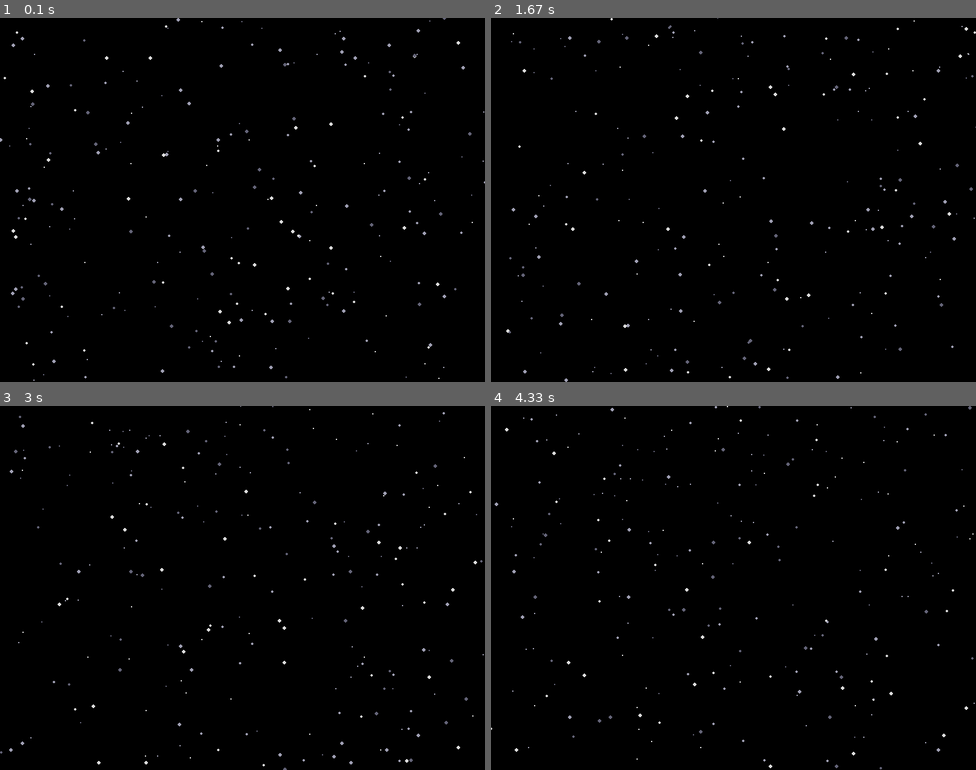
Above: before the commit, frames 1-4 (two rows, left to right).
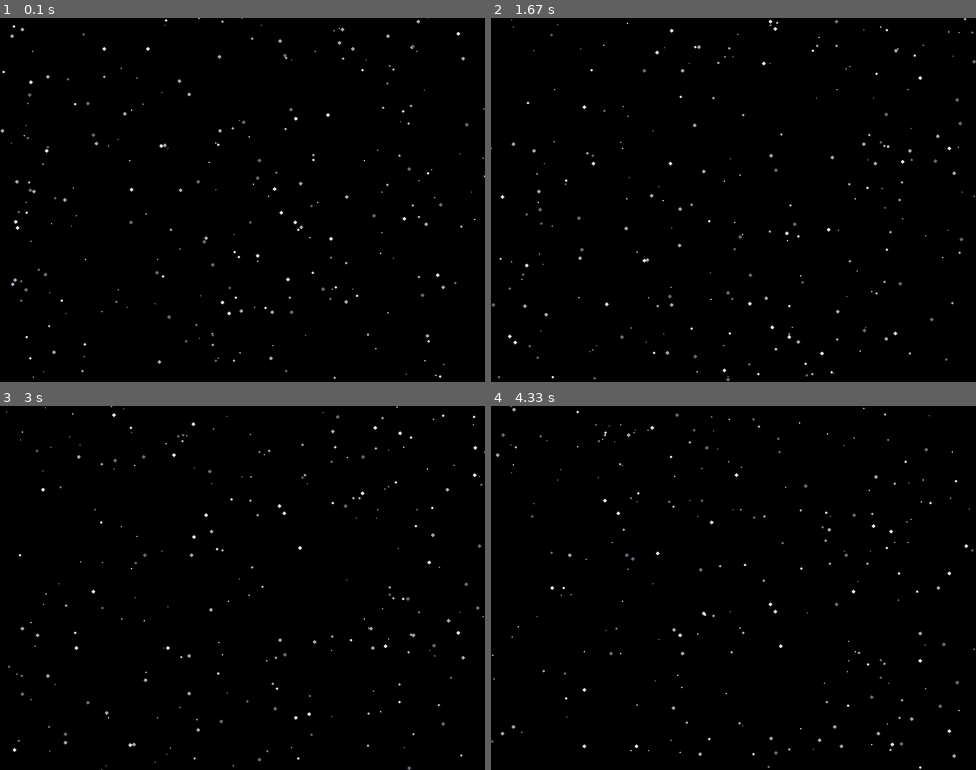
Above: after the commit, the same moments.

Repository: DEPSTRCZ/School-Stuff
Game: pygame game, started from Snowflakes/4_snowfall.py
Two runs of this game, one before a commit and one after it. Both use one fixed random seed, a clock stepped at 60 frames per second and the inputs below.
Inputs:
- Up to frame 1 (0.1 s): no input
- Up to frame 2 (1.67 s): no input
- Up to frame 3 (3 s): no input
- Up to frame 4 (4.33 s): no input

The runs differ from the first frame. In frame 1, 1.4% of the frame differs, in the area x 0-100%, y 0-100%; in frame 2, 1.3%; in frame 3, 1.2%; in frame 4, 1.1%.

Commit message:
Blur needs to be optimalized

Diff:
--- a/Snowflakes/4_snowfall.py
+++ b/Snowflakes/4_snowfall.py
@@ -55,4 +55,4 @@
         snowflake.draw() # for each sf draw em
 
     pygame.display.flip() # cycles the screen
-    #pygame.time.Clock().tick(40)  # Time rate
+    pygame.time.Clock().tick(40)  # Time rate
--- a/Snowflakes/run.py
+++ b/Snowflakes/run.py
@@ -2,44 +2,39 @@
 import sys
 import random
 import math
-
-
-
-
-
+from PIL import Image, ImageFilter
 
 class Snowflake:
-    def __init__(self, x, y,game):
+    def __init__(self, x, y,window):
         self.x = x
         self.y = y
-        self.size = random.randint(1, 3)
-        self.wind = random.randint(-1,1)
-        self.color = random.randint(0, 2)
-        self.game = game
+        self.size = random.uniform(0.3, 1)
+        self.view = random.randint(3, 30)
+        self.blur_img = Image.open('./Snowflakes/img/snowflake-front.png').filter(ImageFilter.GaussianBlur(radius=self.view))
+        self.texture = pygame.transform.scale(pygame.image.fromstring(self.blur_img.tobytes("raw","RGBA"), self.blur_img.size, "RGBA"), (20, 20))
+        self.window = window
 
     def fall(self):
         self.y += self.size
-        if self.wind == -1:
-            self.x += math.sin(self.y/90)
-        elif self.wind == 1:
-            self.x += math.cos(self.y/90)
-        if self.y > self.game.height:
+        self.x += math.sin(self.y/90)
+        if self.y > self.window.height:
             self.y = 0
-            self.x = random.randint(0, self.game.width)
+            self.x = random.randint(0, self.window.width)
             self.size = random.randint(1, 3)
-            self.wind = random.randint(-1,1)
             self.color = random.randint(0, 2)
 
-    def draw(self):
-        pygame.draw.circle(self.game.screen, (random.randint(0,255),random.randint(0,255),random.randint(0,255)), (self.x, self.y), self.size)
+    def show(self):
+        self.window.screen.blit(self.texture, (self.x, self.y))
+        #pygame.draw.circle(self.window.screen, self.window.white[self.view], (self.x, self.y), self.size)
 
-class game:
+class Window:
     def __init__(self):
         pygame.init()
         self.white = ((220, 220, 220),(160,160,180),(100, 100, 120))
-        self.width = 1920
-        self.height = 1080
-        self.snowflakes_amount = 16000
+        self.width = 1270
+        self.height = 920
+        self.bg_img = pygame.transform.scale(pygame.image.load('./Snowflakes/img/forest-mountain-ridge-covered-with-snow-milky-way-starry-sky-christmas-winter-night.jpg'), (self.width, self.height))
+        self.snowflakes_amount = 300
         self.snowflakes = self.create_snow_flakes()
         self.screen = pygame.display.set_mode((self.width, self.height))
         pygame.display.set_caption("Snowfall Screensaver")
@@ -59,15 +54,15 @@
                     pygame.quit()
                     sys.exit()
 
-            self.screen.fill((random.randint(0,255),random.randint(0,255),random.randint(0,255)))
+            self.screen.blit(self.bg_img, self.bg_img.get_rect())
 
             for snowflake in self.snowflakes:
                 snowflake.fall()
-                snowflake.draw()
+                snowflake.show()
 
             pygame.display.flip()
-        #    pygame.time.Clock().tick(120)
+            pygame.time.Clock().tick(60)
 
 
 if __name__ == "__main__":
-    game()
+    Window()
Binary file added: Snowflakes/img/snowflake-front.png
Not shown, added: Snowflakes/img/forest-mountain-ridge-covered-with-snow-milky-way-starry-sky-christmas-winter-night.jpg
